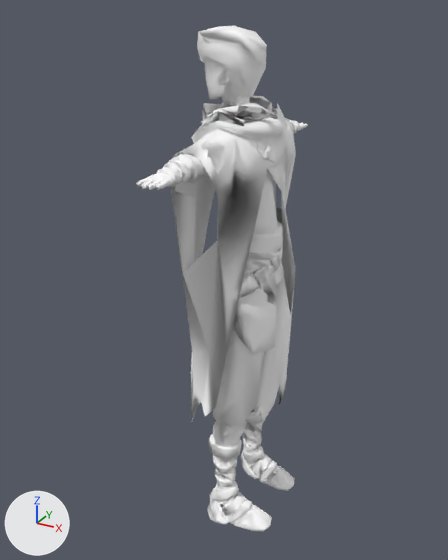
Renders of the glTF model unity/SanTiGame/Assets/Models/Anim/char_player.glb from each side of a commit.
Both versions are drawn from a camera (50 mm lens) standing at (0.506, -1.007, 1.028) and looking at (-0.043, -0.009, 0.529). Lighting does not change. The marker at lower left points along +X, +Y and +Z. The first picture is the older version. Vertices at exactly the same position are counted once.

In view in the first picture: 'tripo_node_a38a1dcd-5020-4025-bec0-ba2b3'.
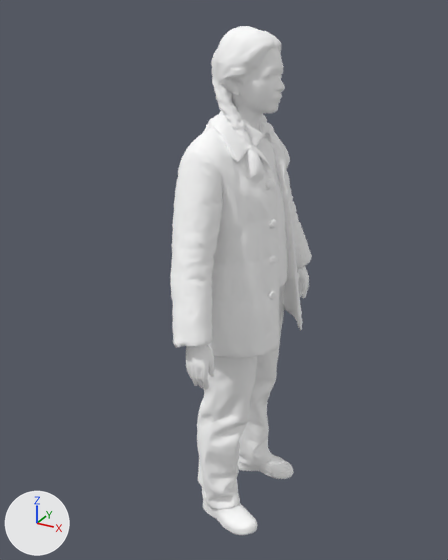
Location of each change, (x1, y1, x2, y2) in pixels of the pictures (448 x 560 px):
'tripo_node_a38a1dcd-5020-4025-bec0-ba2b3', reshaped (17% narrower)
    before: (136, 26, 308, 531)
    after: (170, 26, 312, 535)
part 1 of me_tripo_node_a38a1dcd_5020_4025_bec0_ba2b3, rebuilt (13% wider, 55% taller)
    before: (171, 95, 296, 422)
    after: (170, 26, 312, 535)
part 2 of me_tripo_node_a38a1dcd_5020_4025_bec0_ba2b3, deleted
    before: (136, 26, 308, 447)
part 3 of me_tripo_node_a38a1dcd_5020_4025_bec0_ba2b3, deleted
    before: (207, 413, 295, 531)
part 4 of me_tripo_node_a38a1dcd_5020_4025_bec0_ba2b3, deleted
    before: (157, 119, 300, 234)

The edits, one by one:
me_tripo_node_a38a1dcd_5020_4025_bec0_ba2b3 is used by ob_tripo_node_a38a1dcd_5020_4025_bec0_ba2b3; location (0.0, 0.0, 0.0).
me_tripo_node_a38a1dcd_5020_4025_bec0_ba2b3 had 3854 vertices, 7664 faces and spanned x -0.105..0.105, y -0.298..0.298, z 0.0..1.0.
me_tripo_node_a38a1dcd_5020_4025_bec0_ba2b3 now has 14397 vertices, 28806 faces and spans x -0.107..0.107, y -0.246..0.246, z 0.0..1.0.
me_tripo_node_a38a1dcd_5020_4025_bec0_ba2b3 part 1: the loose piece of 480 vertices spanning x -0.103..0.085, y -0.189..0.187, z 0.207..0.881 is rebuilt with 14397 vertices and now spans x -0.107..0.107, y -0.246..0.246, z 0.0..1.0.
me_tripo_node_a38a1dcd_5020_4025_bec0_ba2b3 part 2: 10 loose pieces with 1562 vertices, spanning x -0.105..0.081, y -0.298..0.298, z 0.186..1.0, are deleted.
me_tripo_node_a38a1dcd_5020_4025_bec0_ba2b3 part 3: 1318 vertices removed from x -0.048..0.105, y -0.118..0.114, z 0.0..0.192.
me_tripo_node_a38a1dcd_5020_4025_bec0_ba2b3 part 4: 494 vertices removed from x -0.054..0.066, y -0.253..0.251, z 0.638..0.83.
